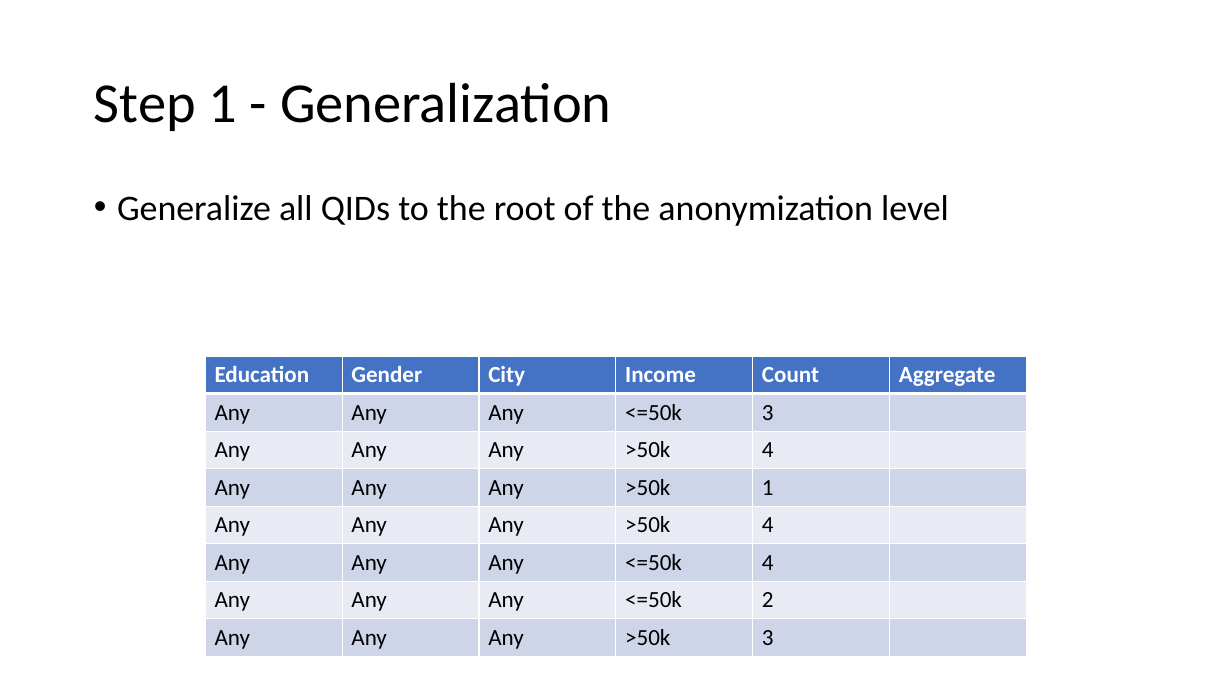
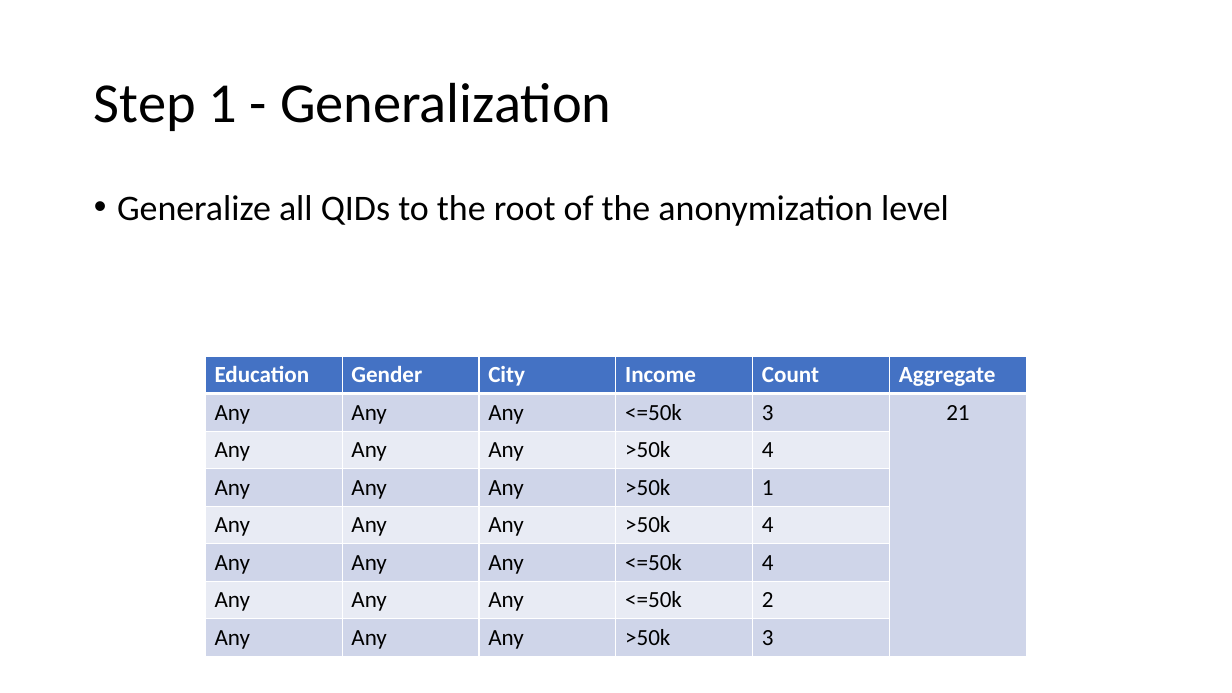
Before and after one commit to micophilip/comp5704, a slide deck: slide 22 of assets/project/Presentation.pptx. Drawn at 1232x693 pixels with LibreOffice and Linux fonts; fonts in the diff are those of the drawing. Boxes give left, top, right and bottom in pixels: in the first picture for what was removed or moved away, otherwise in the second. Text is boxed around its words. In the diff, an @@ line names an element or a change of style, - is before the commit and + after.

Commit message:
Add presentation

```diff
--- a/assets/project/Presentation.pptx
+++ b/assets/project/Presentation.pptx
@@ table at (205,357,1026,656) @@
-row 2, column 6: 
+row 2, column 6: 21
```
Also in this commit, not shown: 6 other slides changed, 2 other files.
